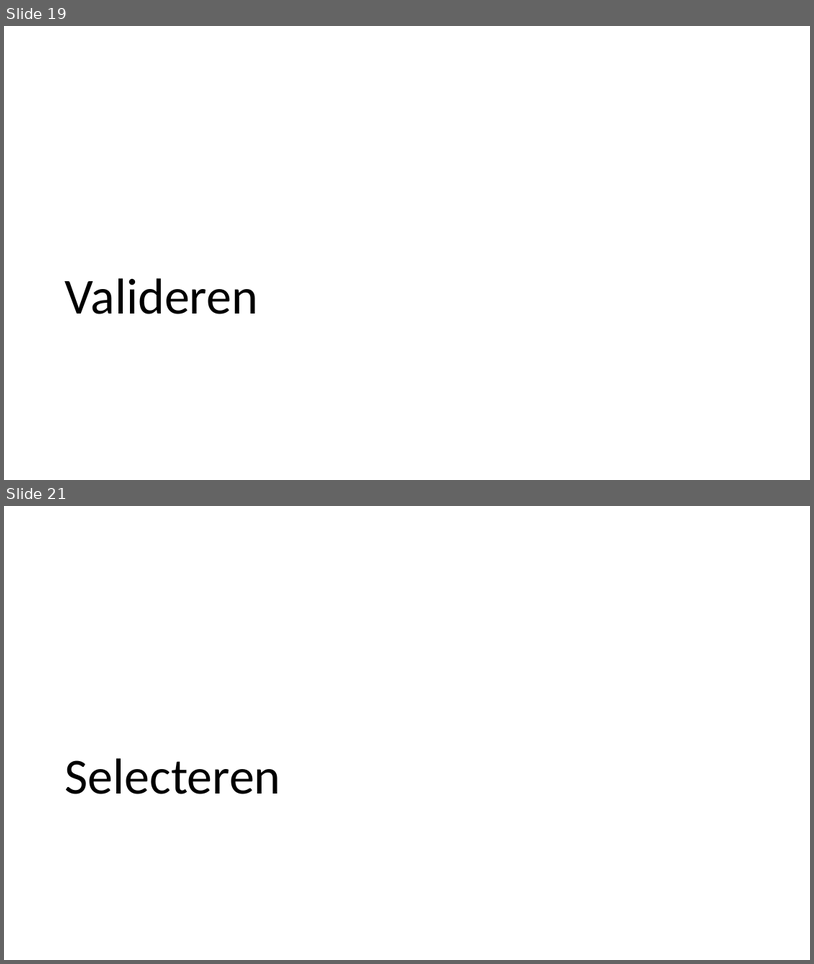
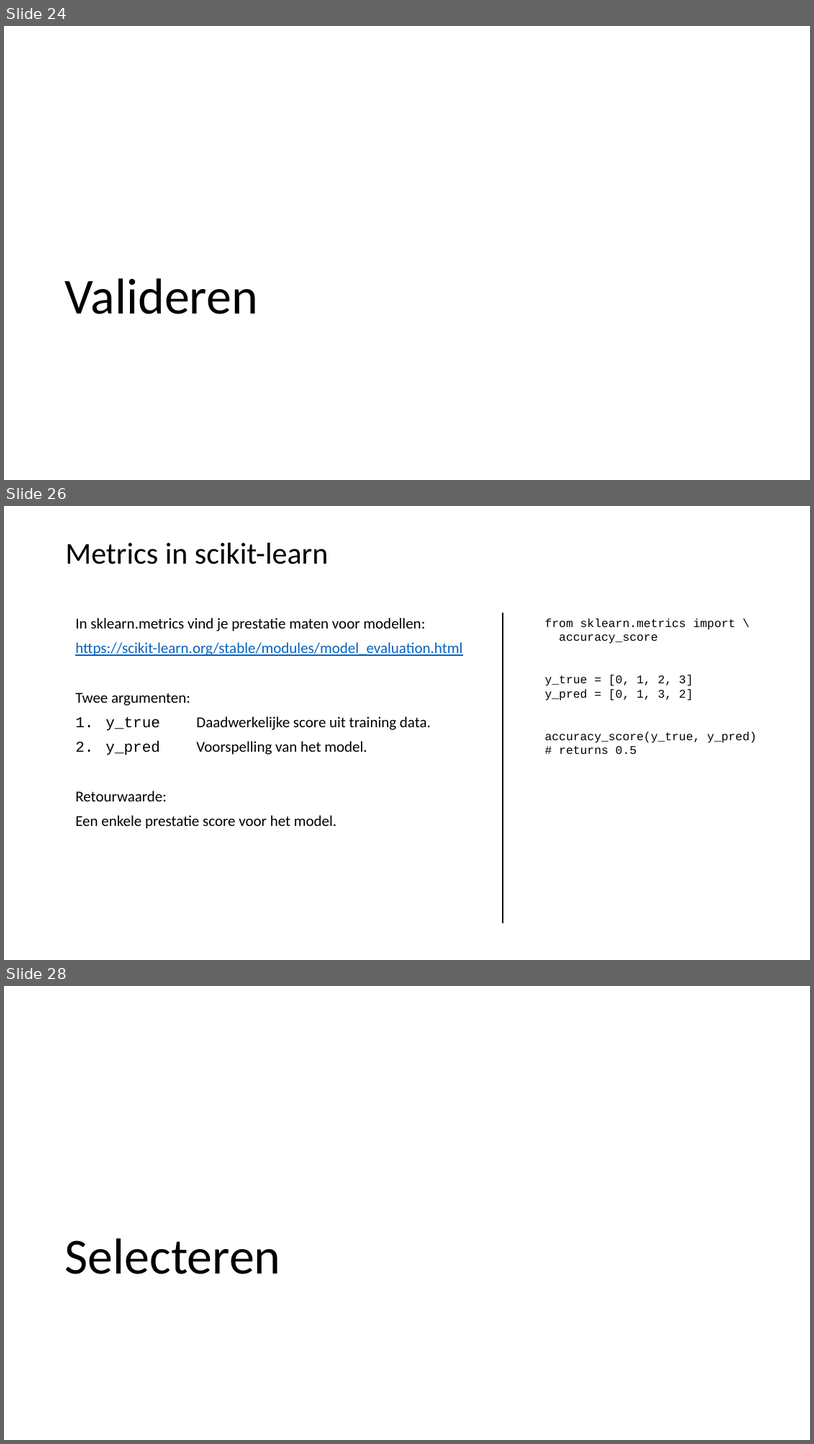
Before and after one commit to LFKoning/knowledge-sharing, a slide deck: python_trainees/4_scikit_learn/python_traineeship_4.pptx. Shown one above the other, each under a label of ours: slides 19 and 21 before the commit, slides 24, 26 and 28 after it; the slides between them are not shown. The pictures are 814x964 and 814x1444 pixels, drawn with LibreOffice and Linux fonts; fonts in the diff are those of the drawing. Boxes give left, top, right and bottom in pixels: in the first picture for what was removed or moved away, otherwise in the second. Text is boxed around its words. In the diff, an @@ line names an element or a change of style, - is before the commit and + after.

```diff
--- a/python_trainees/4_scikit_learn/python_traineeship_4.pptx
+++ b/python_trainees/4_scikit_learn/python_traineeship_4.pptx
@@ slide 26 added at [4, 506, 810, 960], background #FFFFFF @@
@@ title added at [65, 543, 328, 564], 36 pt, text #000000 @@
+Metrics in scikit-learn
@@ line added from (503, 613) to (503, 923), #000000 1 pt @@
@@ text added at [75, 618, 463, 829], 18 pt, text #000000 @@
+In sklearn.metrics vind je prestatie maten voor modellen:
+https://scikit-learn.org/stable/modules/model_evaluation.html
+Twee argumenten:
+1. y_true Daadwerkelijke score uit training data.
+2. y_pred Voorspelling van het model.
+Retourwaarde:
+Een enkele prestatie score voor het model.
@@ text added at [545, 618, 757, 754], 14 pt, text #000000 @@
+from sklearn.metrics import \
+accuracy_score
+y_true = [0, 1, 2, 3]
+y_pred = [0, 1, 3, 2]
+accuracy_score(y_true, y_pred)
+# returns 0.5
@@ what was slide 19 is now slide 24 @@
@@ what was slide 21 is now slide 28 @@
```
Also in this commit, not shown: 3 slides changed, 6 other slides added, 7 other files.
